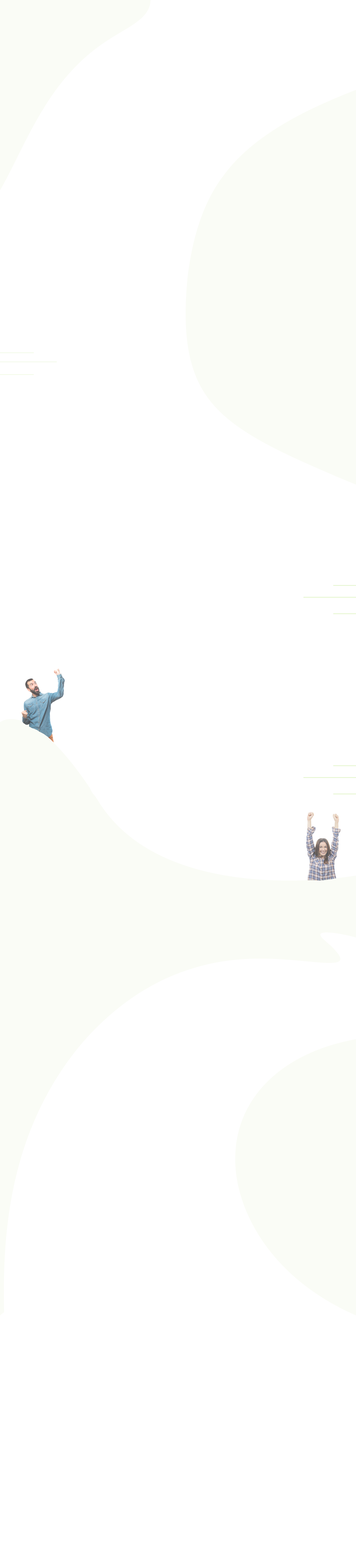
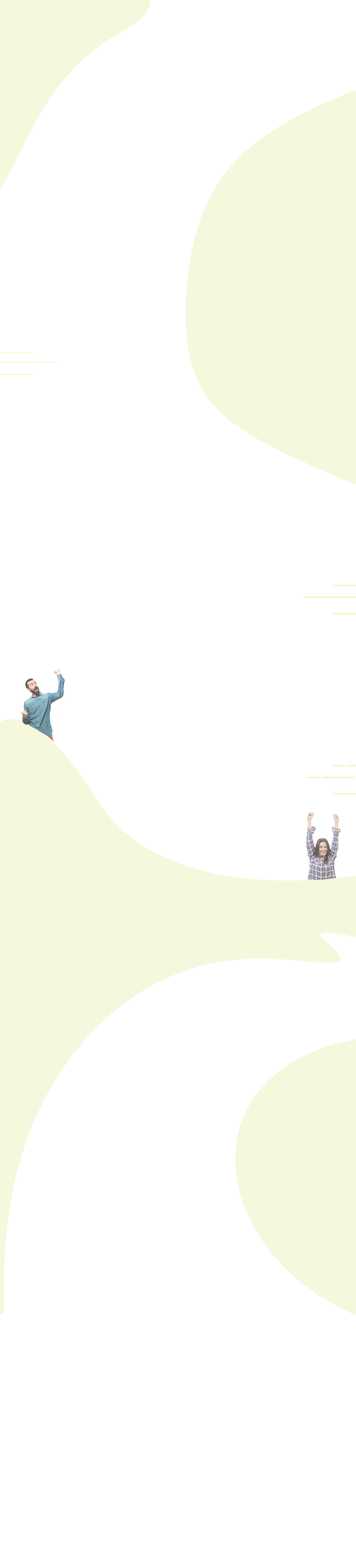
Layer changes from the first 356×1568 image to the second:
painted on "Capa 5" over (x1=307, y1=877, x2=337, y2=881)
painted on "Capa 2" over (x1=24, y1=722, x2=55, y2=744)
painted on "Capa 4" over (x1=21, y1=701, x2=356, y2=795)
